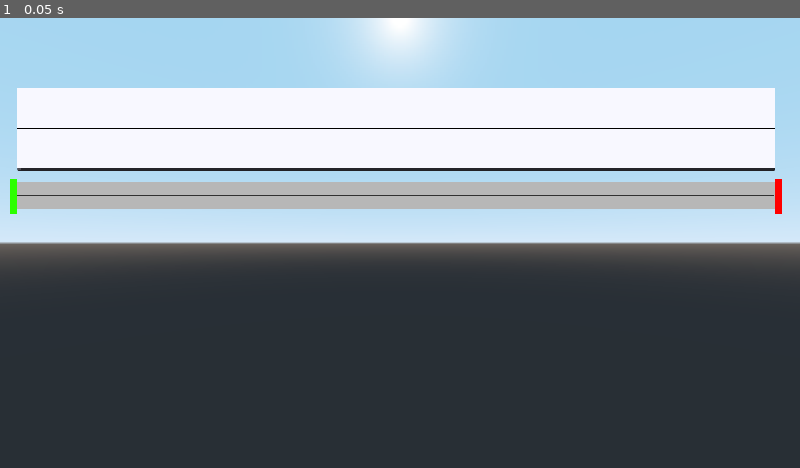
Above: before the commit, frame 1.
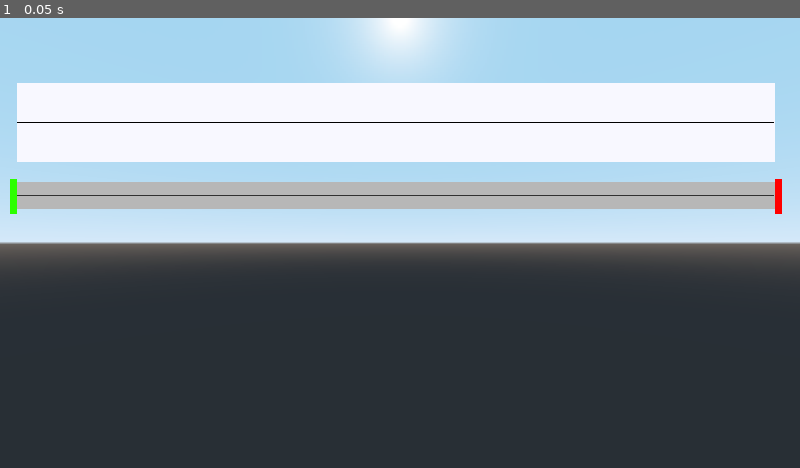
Above: after the commit, the same moment.

Repository: dsat4200/Gyroscope-Game-GD3
Game: Godot game, scene res://main.tscn
The game is run twice, just before and just after one commit, with the same random seed, the same clock (stepped at 60 frames per second) and the same inputs. Sound files missing from this copy of the repository are replaced by a short silence.
Inputs:
- Up to frame 1 (0.05 s): no input

The runs differ from the first frame. In frame 1, 3.4% of the frame differs, in the area x 2-97%, y 14-34%.

Commit message:
finished scrollbar
the scrollbar is done!

Diff:
--- a/fnarble/Sequencer.tscn
+++ b/fnarble/Sequencer.tscn
@@ -84,19 +84,20 @@
 [node name="AudioStreamPlayer" type="AudioStreamPlayer" parent="ClipScroller"]
 autoplay = true
 
-[node name="Prompter" type="Control" parent="ClipScroller"]
-margin_top = -74.0
-margin_bottom = -74.0
+[node name="Prompter" type="Container" parent="ClipScroller"]
+margin_top = -239.0
+margin_right = 1820.0
+margin_bottom = -49.0
+rect_clip_content = true
 script = ExtResource( 2 )
 
-[node name="card" type="HScrollBar" parent="ClipScroller/Prompter"]
-margin_left = 1.0
-margin_top = -152.0
-margin_right = 1821.0
-margin_bottom = 48.0
+[node name="card" type="Container" parent="ClipScroller/Prompter"]
+margin_right = 1820.0
+margin_bottom = 200.0
 rect_min_size = Vector2( 1820, 200 )
 script = ExtResource( 8 )
 scrub_rect_path = NodePath("../../ClipContainer/Scrub/ScrubRect")
+scrub_path = NodePath("../../ClipContainer/Scrub")
 
 [node name="clip" type="ColorRect" parent="ClipScroller/Prompter/card"]
 margin_right = 1820.0
@@ -123,6 +124,7 @@
 
 [connection signal="mouse_entered" from="ClipScroller" to="ClipScroller" method="_on_ClipScroller_mouse_entered"]
 [connection signal="mouse_exited" from="ClipScroller" to="ClipScroller" method="_on_ClipScroller_mouse_exited"]
+[connection signal="item_rect_changed" from="ClipScroller/ClipContainer/Scrub" to="ClipScroller/Prompter/card" method="_on_Scrub_item_rect_changed"]
 [connection signal="item_rect_changed" from="ClipScroller/ClipContainer/Scrub/ScrubRect" to="ClipScroller/Prompter/card" method="_on_ScrubRect_item_rect_changed"]
 [connection signal="mouse_entered" from="ClipScroller/ClipContainer/Scrub/ScrubRect" to="ClipScroller/ClipContainer/Scrub" method="_on_ScrubRect_mouse_entered"]
 [connection signal="mouse_exited" from="ClipScroller/ClipContainer/Scrub/ScrubRect" to="ClipScroller/ClipContainer/Scrub" method="_on_ScrubRect_mouse_exited"]
--- a/fnarble/Timeline.gd
+++ b/fnarble/Timeline.gd
@@ -1,15 +1,26 @@
-extends HScrollBar
+extends Container
 export(NodePath) var scrub_rect_path
-
 onready var scrub_rect = get_node(scrub_rect_path)
 
+export(NodePath) var scrub_path
+onready var scrub = get_node(scrub_path)
 
+onready var baseposition = rect_global_position.x
 
 func _ready():
 	pass # Replace with function body.
 
 
+func update_scrub():
+	if scrub_rect.rect_size.x != 0:
+		var scalefactor = rect_size.x/scrub_rect.rect_size.x
+		var offset = scalefactor * (baseposition - scrub_rect.rect_global_position.x)
+		print("offset: " + String(offset))
+		rect_global_position.x = baseposition + offset
+		rect_scale.x = scalefactor
 
 func _on_ScrubRect_item_rect_changed():
-	rect_scale.x = (rect_size.x/scrub_rect.rect_size.x)
-	rect_global_position.x = -scrub_rect.rect_global_position.x
+	update_scrub()
+
+func _on_Scrub_item_rect_changed():
+	update_scrub()
